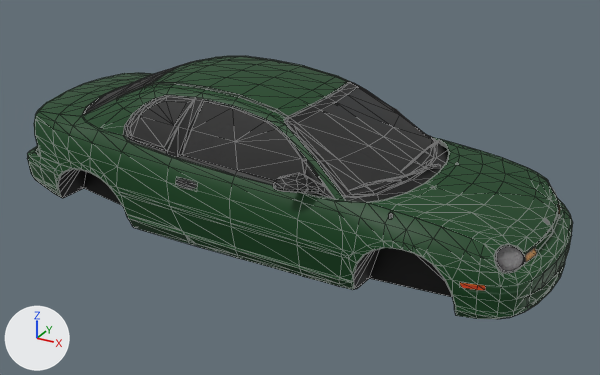
The FBX model CwoeeChaos/data/models/neon/body.fbx: old version first, new version second.
Camera for both pictures: a camera (50 mm lens) standing at (3.0, -5.23, 2.94) and looking at (0.14, -0.04, 0.35). The lights are fixed; the arrows at lower left show +X, +Y and +Z. Mesh edges are drawn as thin lines on the coarser meshes. Where no turn or scale is listed for an object, it has been applied to the vertices.

The scene before the commit, as lines of its bpy script (objects in view):
```python
ob_base_a = bpy.data.objects.new('BASE_A', me_mesh)
ob_base_a.location = (0.0, 0.0, 0.0)
ob_kit00_headlight_a = bpy.data.objects.new('KIT00_HEADLIGHT_A', me_mesh_006)
ob_kit00_headlight_a.location = (0.0, 0.0, 0.0)
ob_kit00_hood_a = bpy.data.objects.new('KIT00_HOOD_A', me_mesh_036)
ob_kit00_hood_a.location = (0.994, 0.0, 0.665)
# also in view: 'KIT00_ROOF_A' at (-0.39, 0.0, 0.93); 'KIT00_TRUNK_A' at (-1.78, 0.0, 0.69); 'KIT00_BODY_A' at (0.05, 0.0, 0.41); 'KIT00_SKIRT_A' at (-0.01, 0.0, 0.09); 'KIT00_RIGHT_SIDE_MIRROR_A' at (0.61, -0.79, 0.76)
```
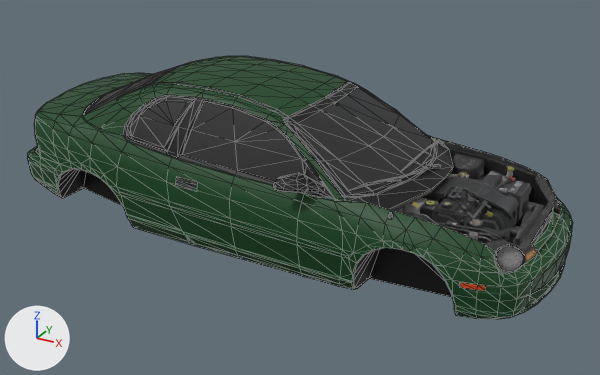
Where the change shows, as pixel boxes (x1, y1, x2, y2) in the pictures (600 x 375 px):
'KIT00_HOOD_A', deleted (green): before (367, 139, 559, 255)
    faces in mat_carskin_skin1 (picture img_neon_carskin_dds): (367, 139, 559, 255)
'KIT00_ENGINE_A', unchanged, uncovered by the edit: after (389, 139, 559, 255)

What the commit changed:
Object 'KIT00_HOOD_A' (ob_kit00_hood_a) is deleted.
